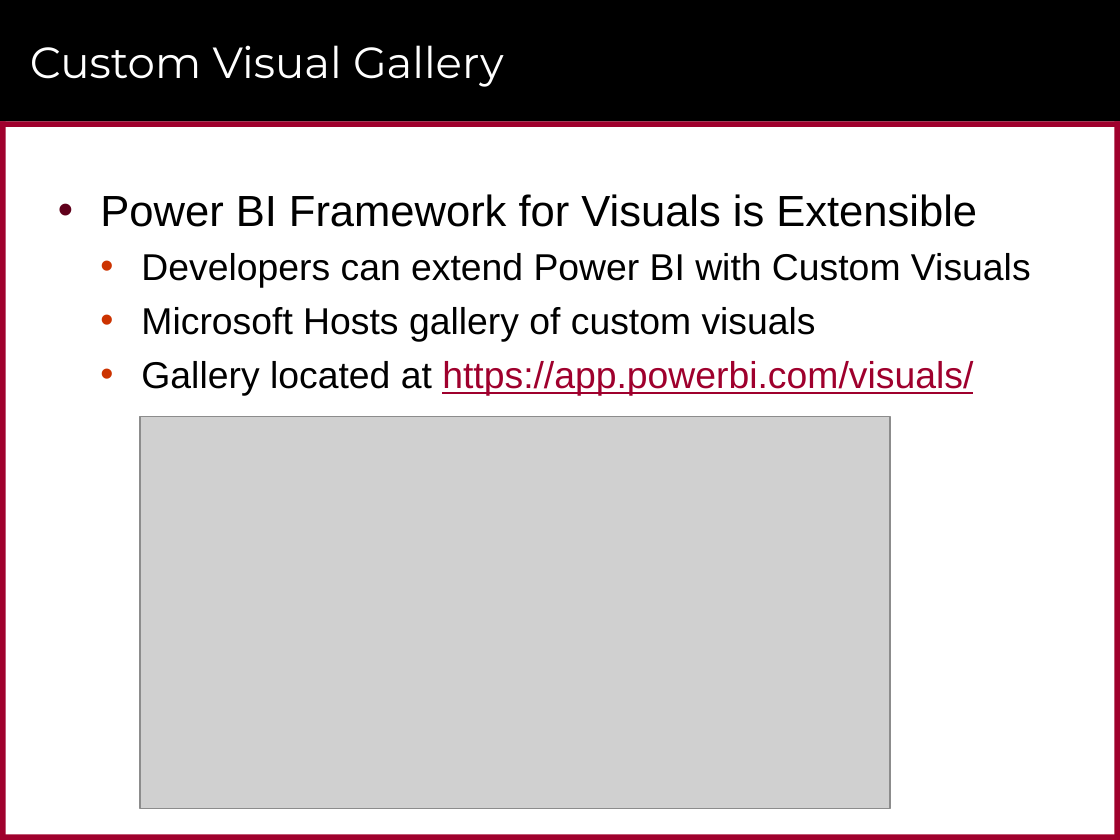
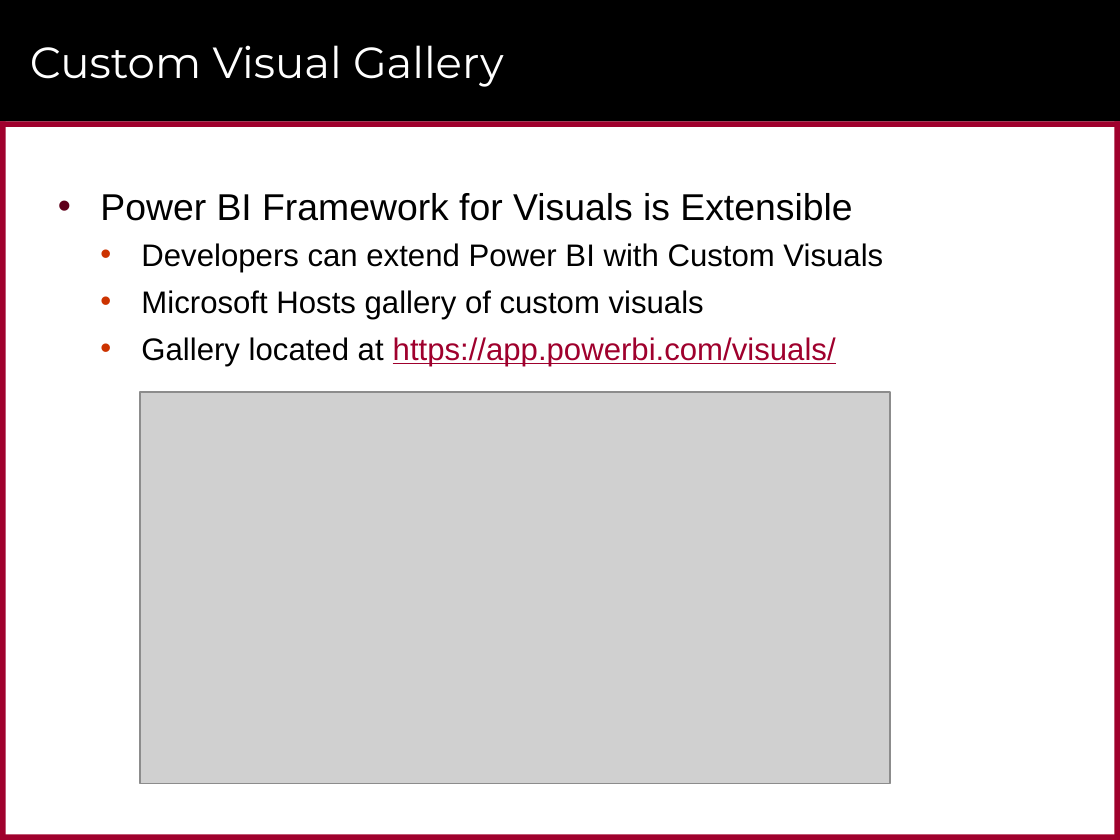
Before and after one commit to CriticalPathTraining/CustomVisualsForPowerBI, a slide deck: slide 5 of CustomVisualsForPowerBI.pptx (slide 14 before the commit). Drawn at 1120x840 pixels with LibreOffice and Linux fonts; fonts in the diff are those of the drawing; grey boxes stand for pictures; background and template pictures are left out. Boxes give left, top, right and bottom in pixels: in the first picture for what was removed or moved away, otherwise in the second. Text is boxed around its words. In the diff, an @@ line names an element or a change of style, - is before the commit and + after.

```diff
--- a/CustomVisualsForPowerBI.pptx
+++ b/CustomVisualsForPowerBI.pptx
@@ text "Power BI Framework for Visuals ..." at (100, 193, 883, 366): size 28 to 24 pt in "Power BI Framework for Visuals is Extensible"; size 24 to 20 pt in "Developers can extend Power BI with Custom ...", "Microsoft Hosts gallery of custom visuals", "Gallery located at https://app.powerbi.com/visuals/" @@
@@ picture: place and size @@
-picture at (140, 417, 890, 809)
+picture at (140, 392, 890, 784)
```
Also in this commit, not shown: 7 other slides changed, 38 slides added, 12 slides removed.
